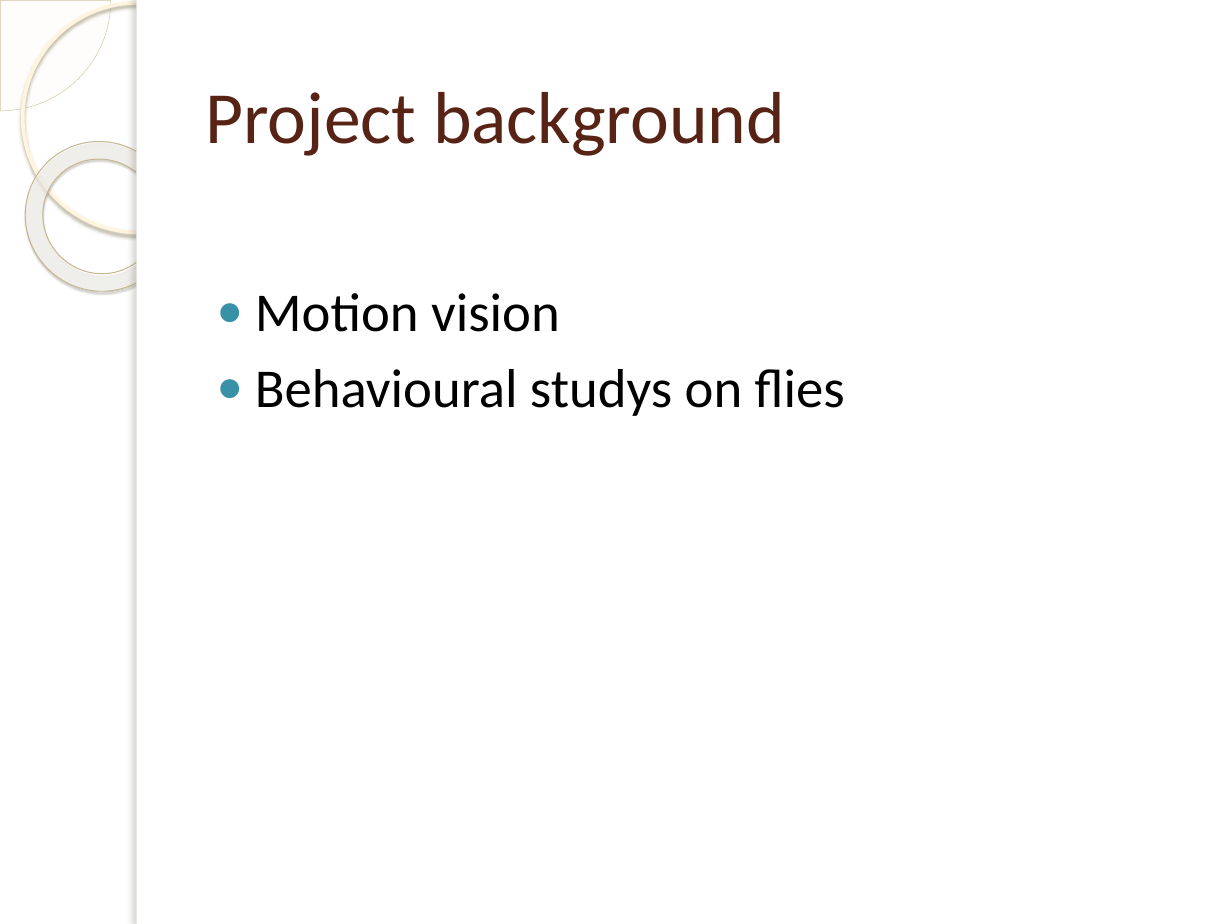
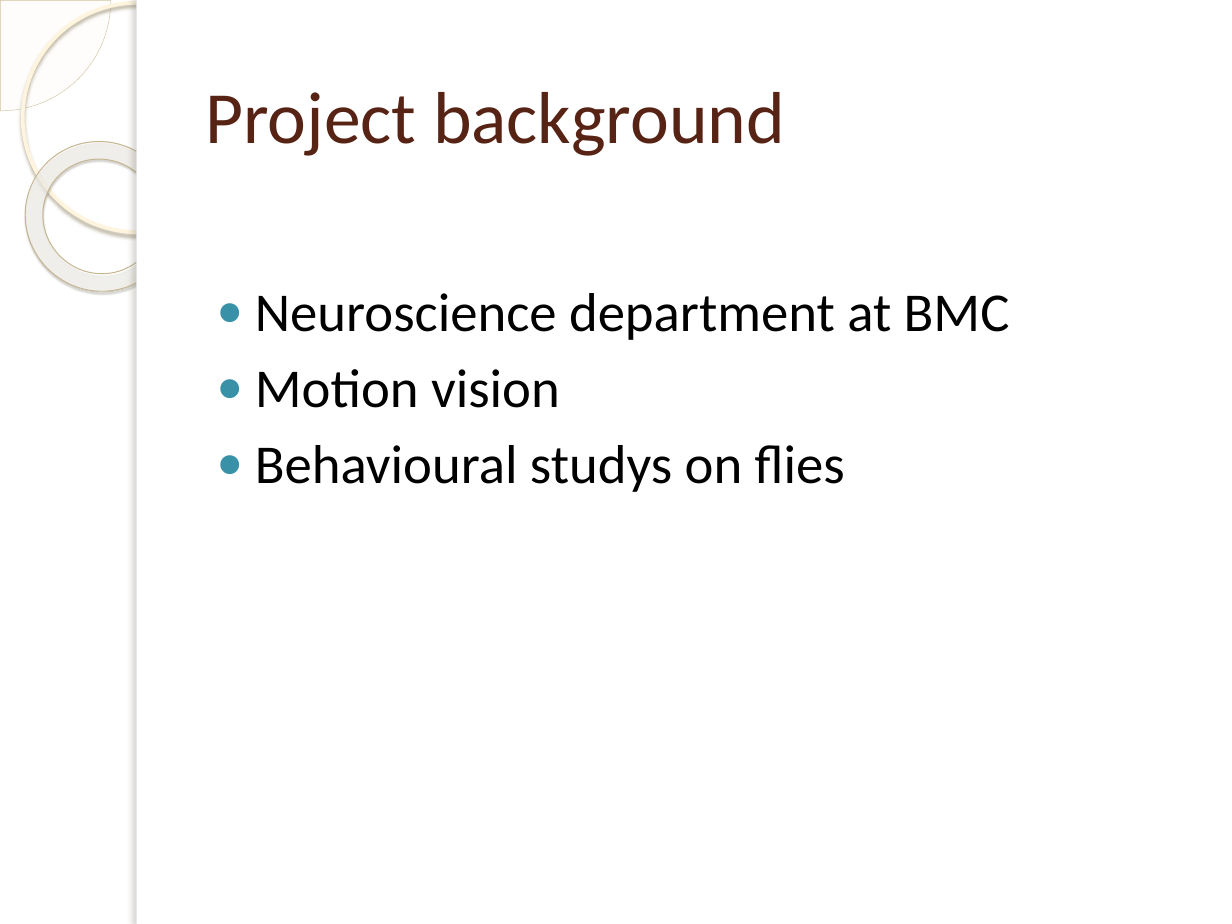
Before and after one commit to jakelamotta/master_thesis, a slide deck: slide 2 of presentations/presentation_1.pptx. Drawn at 1232x924 pixels with LibreOffice and Linux fonts; fonts in the diff are those of the drawing; background and template pictures are left out. Boxes give left, top, right and bottom in pixels: in the first picture for what was removed or moved away, otherwise in the second. Text is boxed around its words. In the diff, an @@ line names an element or a change of style, - is before the commit and + after.

```diff
--- a/presentations/presentation_1.pptx
+++ b/presentations/presentation_1.pptx
@@ text at [255,293,1010,340]: paragraph added @@
+● Neuroscience department at BMC
```
Also in this commit, not shown: 4 other slides changed, 1 slide removed.
